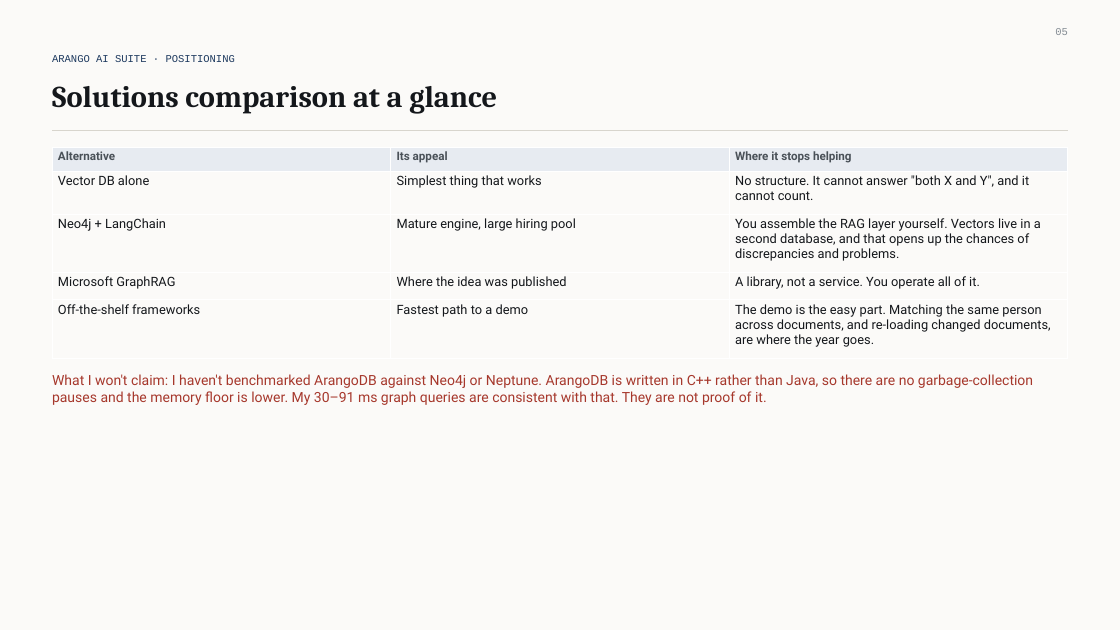
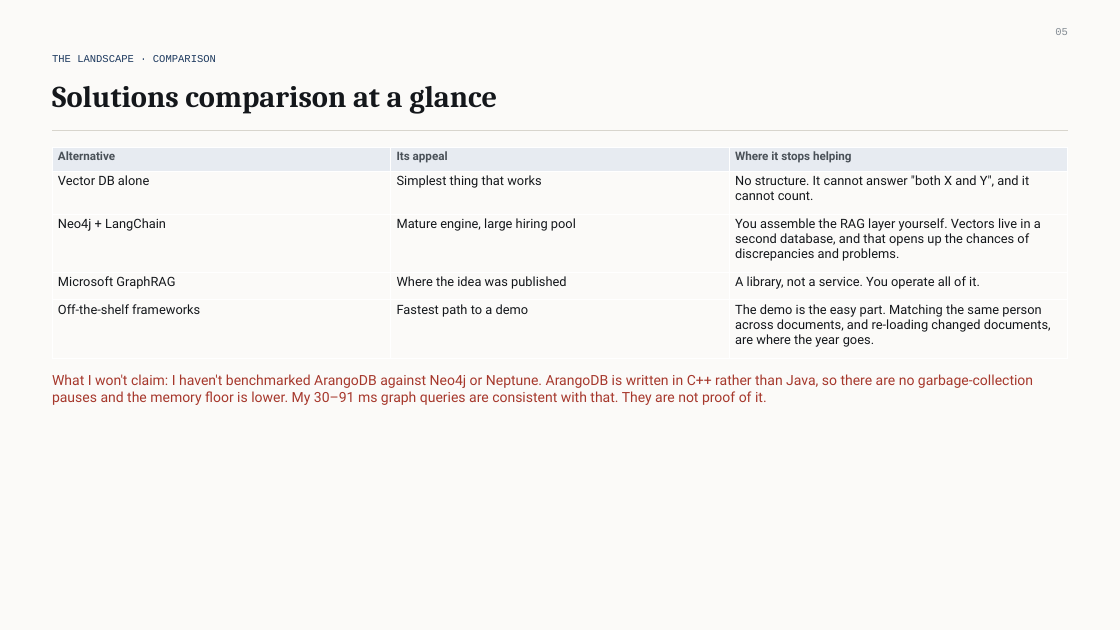
Before and after one commit to extempore66/graph-rag-llm-legal-docs, a slide deck: slide 6 of presos/Graph_RAG_Interview_Deck.pptx. Drawn at 1120x630 pixels with LibreOffice and Linux fonts; fonts in the diff are those of the drawing. Boxes give left, top, right and bottom in pixels: in the first picture for what was removed or moved away, otherwise in the second. Text is boxed around its words. In the diff, an @@ line names an element or a change of style, - is before the commit and + after.

```diff
--- a/presos/Graph_RAG_Interview_Deck.pptx
+++ b/presos/Graph_RAG_Interview_Deck.pptx
@@ text at bbox=[52, 55, 216, 62]: text changed @@
-ARANGO AI SUITE · POSITIONING
+THE LANDSCAPE · COMPARISON
```
Also in this commit, not shown: 2 other files.
